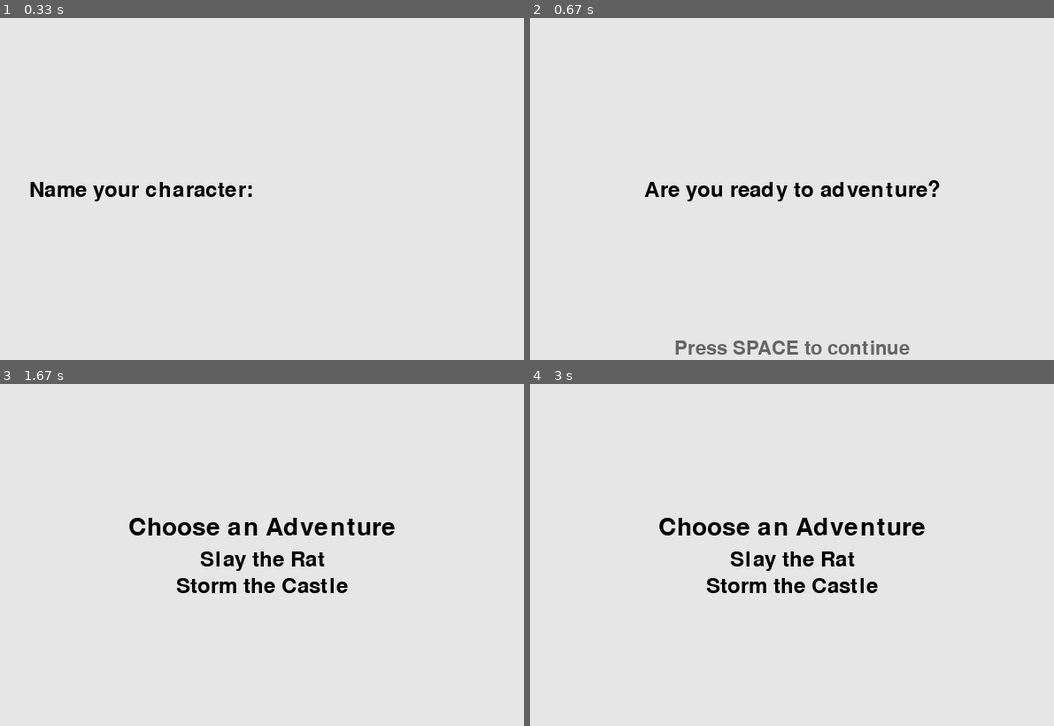
Above: before the commit, frames 1-4 (two rows, left to right).
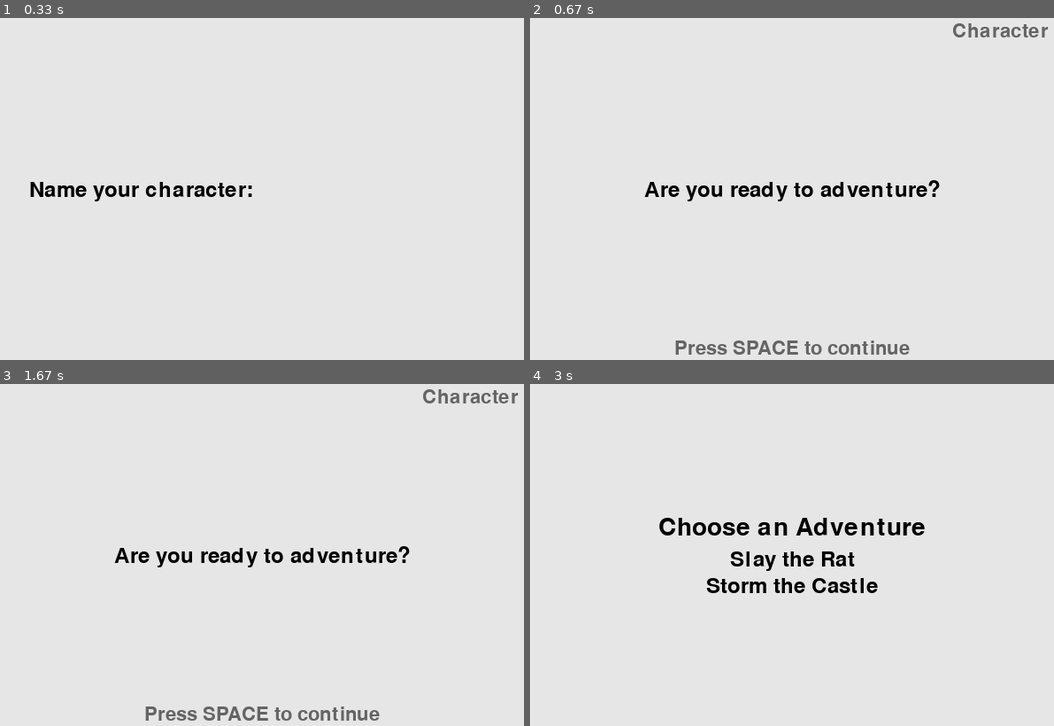
Above: after the commit, the same moments.

Repository: Josef-Gray/adorable-hopelessness
Game: pygame game, started from adhop.py
Same seed, same stepped clock (60 frames per second), same inputs: the game is played once before the commit and once after it.
Inputs (mouse positions are in pixels of both pictures, inside the frame that each line leads up to):
- Up to frame 1 (0.33 s): no input
- Up to frame 2 (0.67 s): tap Enter at 0.33 s
- Up to frame 3 (1.67 s): click (262, 715) at 0.72 s, where only the run after the commit has a clickable "Press SPACE to continue"; click (262, 558) at 1.05 s; type "ann" at 1.33 s
- Up to frame 4 (3 s): tap Enter at 1.67 s; click (1001, 397) at 1.93 s, where only the run after the commit has a clickable "Character"; hold Esc 2.22-2.68 s; move the mouse to (797, 592) at 2.25 s; tap Space at 2.77 s

Frame 1 is identical in both runs. In frame 2, 0.3% of the frame differs, in the area x 80-99%, y 1-6%; in frame 3, 4.4%, in the area x 21-99%, y 1-99%; in frame 4, nothing differs.

Commit message:
Add character view from Ready screen. Also shorten a bunch of variable names for msgs, images, and rects.  (Resolves #15)

Diff:
--- a/adhop.py
+++ b/adhop.py
@@ -30,7 +30,7 @@
     # Loop ready / results
     while True:
         # Ready to adventure?
-        screen.ReadyScreen(bg).run()
+        screen.ReadyScreen(bg, player).run()
 
         # Choose an adventure
         screen.AdventureMenuScreen(bg, mission_list).run()
--- a/screen.py
+++ b/screen.py
@@ -14,8 +14,10 @@
         self.bg_rect = self.bg.surface.get_rect()
 
         self.text_color = (0, 0, 0)
+        self.alt_text_color = (100, 100, 100)
         self.title_font = pygame.font.SysFont(None, 42)
         self.basic_font = pygame.font.SysFont(None, 36)
+        self.alt_font = pygame.font.SysFont(None, 32)
 
         # Render fixed objects.
         self.prep_objects()
@@ -100,17 +102,17 @@
         """Draw screen objects."""
         # Draw name prompt.
         self.bg.surface.blit(
-                self.name_prompt_image, self.name_prompt_image_rect)
+                self.name_prompt_image, self.name_prompt_rect)
 
         # Render name input and position right of center on bg.surface.
         name_input_image = self.basic_font.render(
                 self.name_input, True, self.text_color)
-        name_input_image_rect = name_input_image.get_rect()
-        name_input_image_rect.left = self.bg_rect.centerx + 10
-        name_input_image_rect.centery = self.bg_rect.centery
+        name_input_rect = name_input_image.get_rect()
+        name_input_rect.left = self.bg_rect.centerx + 10
+        name_input_rect.centery = self.bg_rect.centery
 
         # Draw name input.
-        self.bg.surface.blit(name_input_image, name_input_image_rect)
+        self.bg.surface.blit(name_input_image, name_input_rect)
 
     def prep_objects(self):
         """Prepare fixed objects for drawing to the screen."""
@@ -118,22 +120,80 @@
 
         # Render name prompt and position left of center on bg.surface.
         self.name_prompt_image = self.basic_font.render(self.name_prompt, True, self.text_color)
-        self.name_prompt_image_rect = self.name_prompt_image.get_rect()
-        self.name_prompt_image_rect.right = self.bg_rect.centerx - 10
-        self.name_prompt_image_rect.centery = self.bg_rect.centery
+        self.name_prompt_rect = self.name_prompt_image.get_rect()
+        self.name_prompt_rect.right = self.bg_rect.centerx - 10
+        self.name_prompt_rect.centery = self.bg_rect.centery
+
+
+class CharacterScreen(Screen):
+    """The character management screen."""
+
+    def __init__(self, bg, player):
+        """Initialize screen attributes."""
+        self.player = player
+        super().__init__(bg)
+
+    def catch_special_events(self, event):
+        """Catch screen-specific events."""
+        if event.type == pygame.KEYDOWN:
+            if event.key == pygame.K_ESCAPE:
+                self.active = False
+
+    def draw_objects(self):
+        """Draw the prompt for game readiness."""
+        self.bg.surface.blit(self.name_image, self.name_rect)
+        self.bg.surface.blit(self.hp_image, self.hp_rect)
+        self.bg.surface.blit(self.damage_image, self.damage_rect)
+
+    def prep_objects(self):
+        """Prepare fixed objects for drawing to the screen."""
+        # Render player max HP at the center of the screen.
+        self.hp_image = self.basic_font.render("HP: " +
+                str(self.player.max_hp), True, self.text_color)
+        self.hp_rect = self.hp_image.get_rect()
+        self.hp_rect.center = self.bg_rect.center
+
+        # Render player name above HP.
+        self.name_image = self.title_font.render(self.player.name, True,
+                self.text_color)
+        self.name_rect = self.name_image.get_rect()
+        self.name_rect.centerx = self.bg_rect.centerx
+        self.name_rect.bottom = self.hp_rect.top - 5
+
+        # Render player damage below HP.
+        self.damage_image = self.basic_font.render("Damage: " +
+                str(self.player.min_damage) + "-" +
+                str(self.player.max_damage), True, self.text_color)
+        self.damage_rect = self.damage_image.get_rect()
+        self.damage_rect.centerx = self.bg_rect.centerx
+        self.damage_rect.top = self.hp_rect.bottom + 5
 
 
 class ReadyScreen(Screen):
     """The "ready to adventure" screen."""
 
-    def catch_special_events(self, event):
-        """Catch screen-specific events."""
-        self.press_any_key(event)
+    def __init__(self, bg, player):
+        """Initialize screen attributes."""
+        self.player = player
+        super().__init__(bg)
+
+    def catch_special_events(self, event):
+        """Catch screen-specific events."""
+        if event.type == pygame.MOUSEBUTTONDOWN:
+            mouse_position = pygame.mouse.get_pos()
+            if self.char_rect.collidepoint(mouse_position):
+                CharacterScreen(self.bg, self.player).run()
+            elif self.inst_rect.collidepoint(mouse_position):
+                self.active = False
+        elif event.type == pygame.KEYDOWN:
+            if event.key == pygame.K_SPACE:
+                self.active = False
 
     def draw_objects(self):
         """Draw the prompt for game readiness."""
-        self.bg.surface.blit(self.ready_image, self.ready_image_rect)
-        self.bg.surface.blit(self.inst_image, self.inst_image_rect)
+        self.bg.surface.blit(self.ready_image, self.ready_rect)
+        self.bg.surface.blit(self.inst_image, self.inst_rect)
+        self.bg.surface.blit(self.char_image, self.char_rect)
 
     def prep_objects(self):
         """Prepare fixed objects for drawing to the screen."""
@@ -141,18 +201,25 @@
         ready_msg = "Are you ready to adventure?"
         self.ready_image = self.basic_font.render(
                 ready_msg, True, self.text_color)
-        self.ready_image_rect = self.ready_image.get_rect()
-        self.ready_image_rect.center = self.bg_rect.center
+        self.ready_rect = self.ready_image.get_rect()
+        self.ready_rect.center = self.bg_rect.center
 
         # Render instruction and position at the center bottom of
         # bg.surface.
         inst_msg = "Press SPACE to continue"
-        inst_text_color = (100, 100, 100)
-        inst_font = pygame.font.SysFont(None, 32)
-        self.inst_image = inst_font.render(inst_msg, True, inst_text_color)
-        self.inst_image_rect = self.inst_image.get_rect()
-        self.inst_image_rect.centerx = self.bg_rect.centerx
-        self.inst_image_rect.bottom = self.bg_rect.bottom - 10
+        self.inst_image = self.alt_font.render(
+                inst_msg, True, self.alt_text_color)
+        self.inst_rect = self.inst_image.get_rect()
+        self.inst_rect.centerx = self.bg_rect.centerx
+        self.inst_rect.bottom = self.bg_rect.bottom - 10
+
+        # Render Character screen button
+        char_msg = "Character"
+        self.char_image = self.alt_font.render(
+                char_msg, True, self.alt_text_color)
+        self.char_rect = self.char_image.get_rect()
+        self.char_rect.top = 10
+        self.char_rect.right = self.bg_rect.right - 10
 
 
 class AdventureMenuScreen(Screen):
@@ -166,13 +233,14 @@
     def catch_special_events(self, event):
         """Catch screen-specific events."""
         if event.type == pygame.MOUSEBUTTONDOWN:
+            mouse_position = pygame.mouse.get_pos()
             for title_msg in self.title_msgs:
                 rect = pygame.Rect(
                         (title_msg['rect'].x + self.menu_surface_rect.x,
                             title_msg['rect'].y + self.menu_surface_rect.y),
                         (title_msg['rect'].width,
                             title_msg['rect'].height))
-                if rect.collidepoint(pygame.mouse.get_pos()):
+                if rect.collidepoint(mouse_position):
                     self.mission_list.set_active_mission(title_msg['mission'])
                     self.active = False
 
@@ -182,7 +250,7 @@
         self.menu_surface.fill(self.bg.color)
 
         # Draw to menu_surface
-        self.menu_surface.blit(self.heading_msg_image, (0,0))
+        self.menu_surface.blit(self.heading_image, (0,0))
         for title_msg in self.title_msgs:
             self.menu_surface.blit(title_msg['image'],
                     title_msg['rect'])
@@ -195,12 +263,12 @@
         heading_msg = "Choose an Adventure"
 
         # Render heading_msg
-        self.heading_msg_image = self.title_font.render(
+        self.heading_image = self.title_font.render(
                 heading_msg, True, self.text_color)
-        heading_msg_image_rect = self.heading_msg_image.get_rect()
+        heading_rect = self.heading_image.get_rect()
 
         # Grab bottom position of the heading for spacing next list entry
-        last_msg_bottom = heading_msg_image_rect.bottom + 5
+        last_msg_bottom = heading_rect.bottom + 5
 
         # Render mission titles in list
         self.title_msgs = []
@@ -208,19 +276,20 @@
             title_msg = mission.title
 
             # Render title_msg and position centered below last line
-            title_msg_image = self.basic_font.render(title_msg, True, self.text_color)
-            title_msg_rect = title_msg_image.get_rect()
-            title_msg_rect.centerx = heading_msg_image_rect.centerx
-            title_msg_rect.top = last_msg_bottom + 5
+            title_image = self.basic_font.render(
+                    title_msg, True, self.text_color)
+            title_rect = title_image.get_rect()
+            title_rect.centerx = heading_rect.centerx
+            title_rect.top = last_msg_bottom + 5
             self.title_msgs.append(
                     {'mission': mission,
-                        'image': title_msg_image, 'rect': title_msg_rect})
-
-            last_msg_bottom = title_msg_rect.bottom
+                        'image': title_image, 'rect': title_rect})
+
+            last_msg_bottom = title_rect.bottom
 
         # Create surface with width from heading and height from last msg.
         # This assumes that heading is always the longest string.
-        self.menu_surface = pygame.Surface((heading_msg_image_rect.width,
+        self.menu_surface = pygame.Surface((heading_rect.width,
                                  last_msg_bottom))
         self.menu_surface_rect = self.menu_surface.get_rect()
         self.menu_surface_rect.center = self.bg_rect.center
@@ -251,9 +320,9 @@
 
     def draw_objects(self):
         """Draw screen objects."""
-        self.bg.surface.blit(self.title_msg_image, self.title_msg_image_rect)
-        self.bg.surface.blit(self.result_msg_image, self.result_msg_image_rect)
-        self.bg.surface.blit(self.hp_msg_image, self.hp_msg_image_rect)
+        self.bg.surface.blit(self.title_image, self.title_rect)
+        self.bg.surface.blit(self.result_image, self.result_rect)
+        self.bg.surface.blit(self.hp_image, self.hp_rect)
 
         self.stats.draw(self.bg)
 
@@ -269,22 +338,22 @@
         hp_msg = self.player.name + " HP: " + str(self.player.hp)
 
         # Render mission title and position slightly above center on bg.surface.
-        self.title_msg_image = self.title_font.render(
+        self.title_image = self.title_font.render(
                 self.mission.title, True, self.text_color)
-        self.title_msg_image_rect = self.title_msg_image.get_rect()
-        self.title_msg_image_rect.centerx = self.bg_rect.centerx
-        self.title_msg_image_rect.bottom = self.bg_rect.centery - 5
+        self.title_rect = self.title_image.get_rect()
+        self.title_rect.centerx = self.bg_rect.centerx
+        self.title_rect.bottom = self.bg_rect.centery - 5
 
         # Render result_msg and position slightly below center on bg.surface.
-        self.result_msg_image = self.basic_font.render(
+        self.result_image = self.basic_font.render(
                 result_msg, True, self.text_color)
-        self.result_msg_image_rect = self.result_msg_image.get_rect()
-        self.result_msg_image_rect.centerx = self.bg_rect.centerx
-        self.result_msg_image_rect.top = self.bg_rect.centery + 5
+        self.result_rect = self.result_image.get_rect()
+        self.result_rect.centerx = self.bg_rect.centerx
+        self.result_rect.top = self.bg_rect.centery + 5
 
         # Render hp_msg and position below result_msg on bg.surface.
-        self.hp_msg_image = self.basic_font.render(
+        self.hp_image = self.basic_font.render(
                 hp_msg, True, self.text_color)
-        self.hp_msg_image_rect = self.hp_msg_image.get_rect()
-        self.hp_msg_image_rect.centerx = self.bg_rect.centerx
-        self.hp_msg_image_rect.top = self.result_msg_image_rect.bottom + 5
+        self.hp_rect = self.hp_image.get_rect()
+        self.hp_rect.centerx = self.bg_rect.centerx
+        self.hp_rect.top = self.result_rect.bottom + 5
